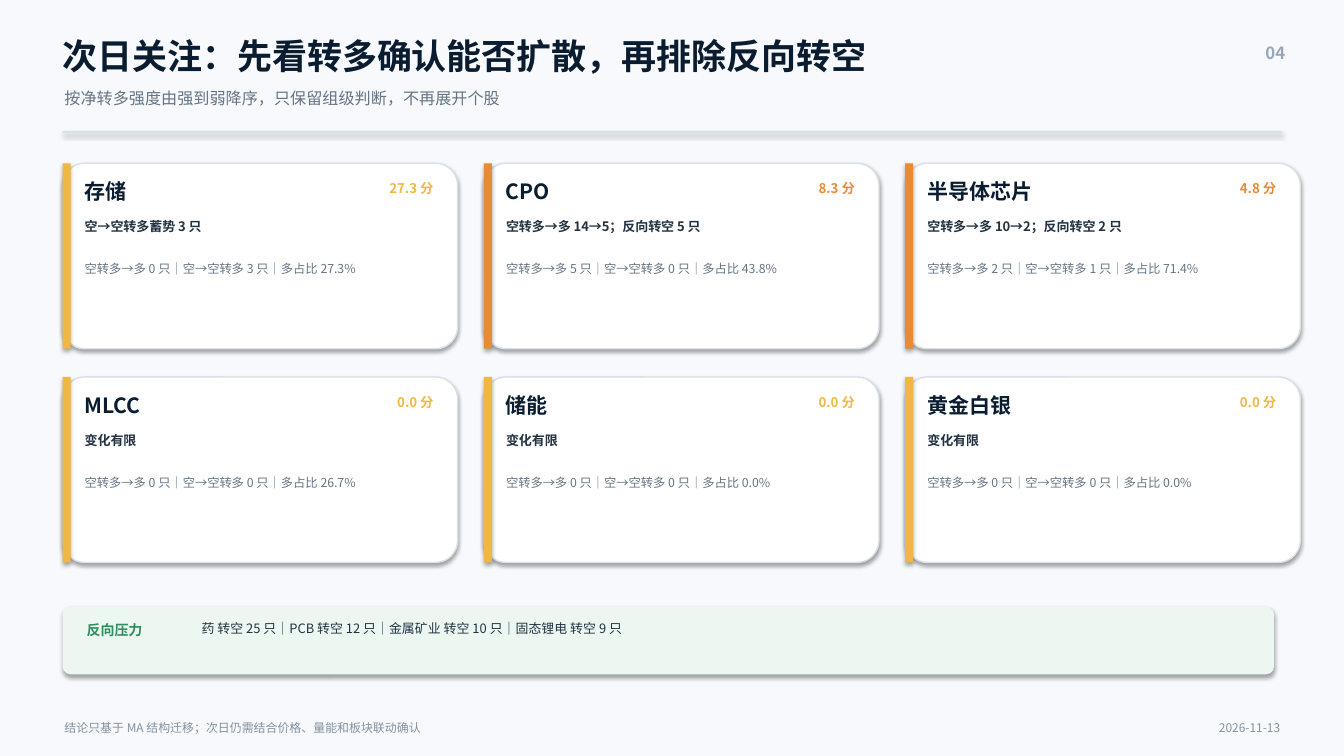
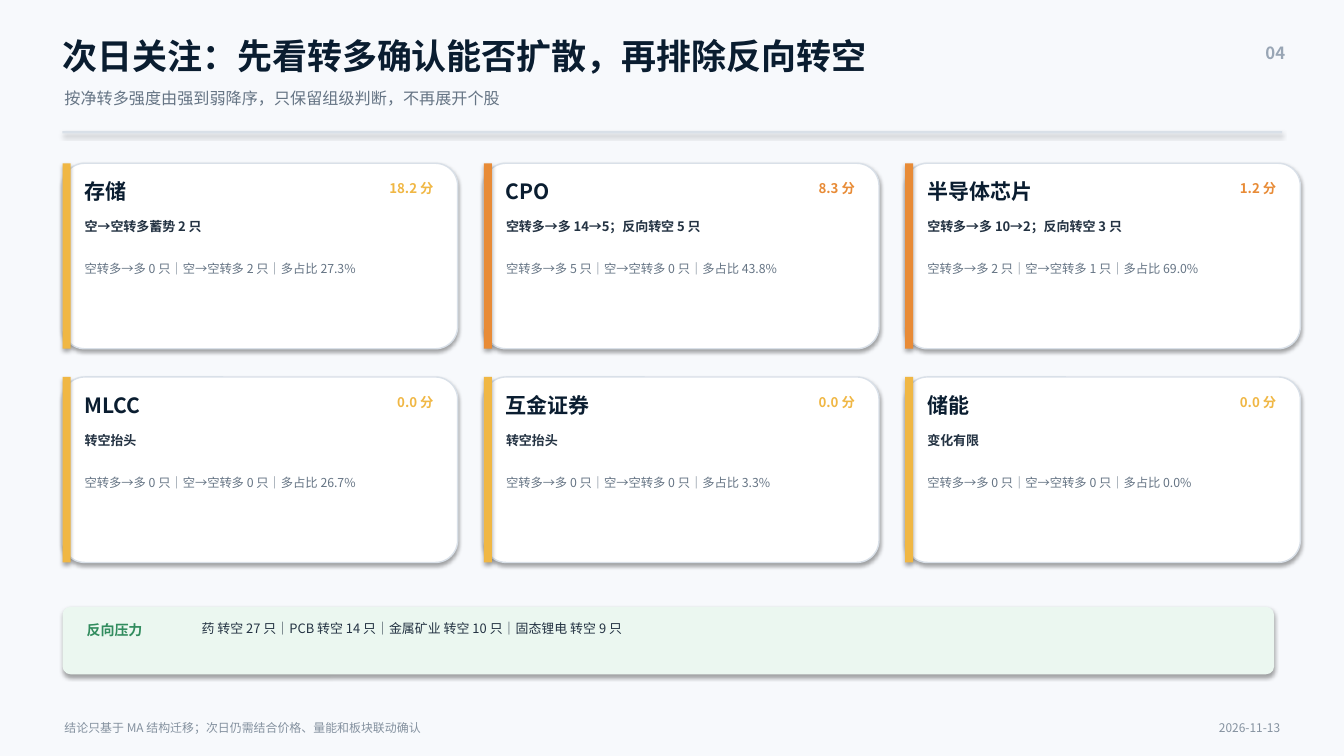
Before and after one commit to nancybhc/a-share-blast-lab, a slide deck: slide 4 of assets/多空阶段简报_2026-11-13.pptx. Drawn at 1344x756 pixels with LibreOffice and Linux fonts; fonts in the diff are those of the drawing. Boxes give left, top, right and bottom in pixels: in the first picture for what was removed or moved away, otherwise in the second. Text is boxed around its words. In the diff, an @@ line names an element or a change of style, - is before the commit and + after.

```diff
--- a/assets/多空阶段简报_2026-11-13.pptx
+++ b/assets/多空阶段简报_2026-11-13.pptx
@@ text at bbox=[389, 182, 433, 194]: text changed @@
-27.3 分
+18.2 分
@@ text at bbox=[1240, 182, 1276, 194]: text changed @@
-4.8 分
+1.2 分
@@ text at bbox=[85, 220, 202, 232]: text changed @@
-空→空转多蓄势 3 只
+空→空转多蓄势 2 只
@@ text at bbox=[927, 220, 1122, 233]: text changed @@
-空转多→多 10→2；反向转空 2 只
+空转多→多 10→2；反向转空 3 只
@@ text at bbox=[85, 262, 356, 274]: text changed @@
-空转多→多 0 只｜空→空转多 3 只｜多占比 27.3%
+空转多→多 0 只｜空→空转多 2 只｜多占比 27.3%
@@ text at bbox=[927, 262, 1198, 274]: text changed @@
-空转多→多 2 只｜空→空转多 1 只｜多占比 71.4%
+空转多→多 2 只｜空→空转多 1 只｜多占比 69.0%
@@ text at bbox=[506, 395, 590, 415]: text changed @@
-储能
+互金证券
@@ text at bbox=[927, 392, 969, 418]: text changed @@
-黄金白银
+储能
@@ text at bbox=[85, 434, 137, 446]: text changed @@
-变化有限
+转空抬头
@@ text at bbox=[506, 434, 558, 446]: text changed @@
-变化有限
+转空抬头
@@ text at bbox=[506, 476, 770, 488]: text changed @@
-空转多→多 0 只｜空→空转多 0 只｜多占比 0.0%
+空转多→多 0 只｜空→空转多 0 只｜多占比 3.3%
@@ text at bbox=[202, 622, 622, 635]: text changed @@
-药 转空 25 只｜PCB 转空 12 只｜金属矿业 转空 10 只｜固态锂电 转空 9 只
+药 转空 27 只｜PCB 转空 14 只｜金属矿业 转空 10 只｜固态锂电 转空 9 只
```
Also in this commit, not shown: 3 other slides changed, 13 other files.
